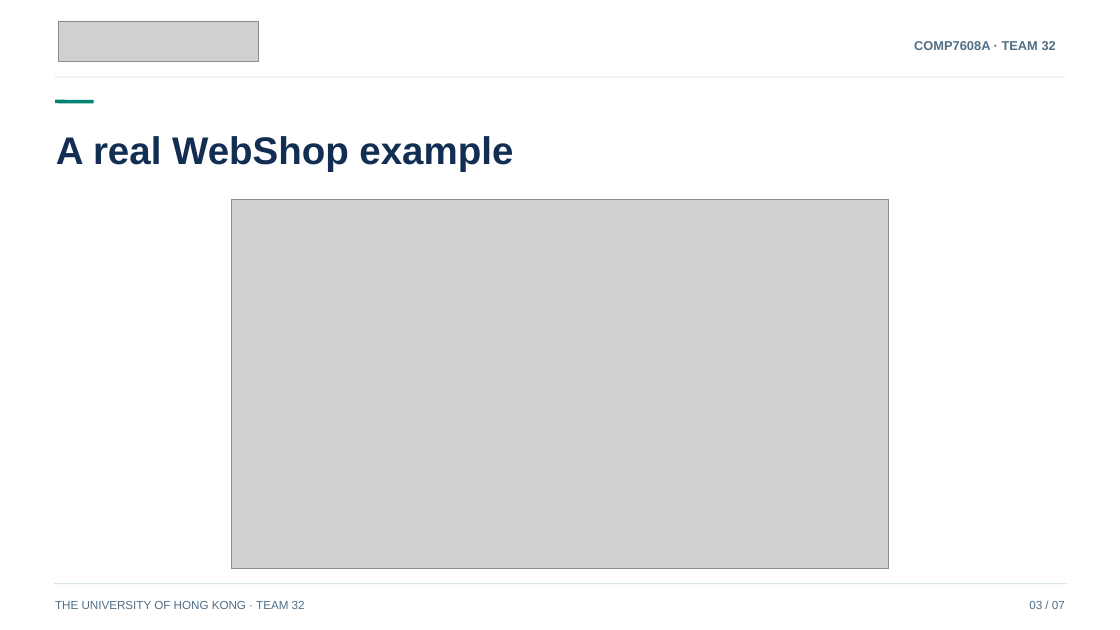
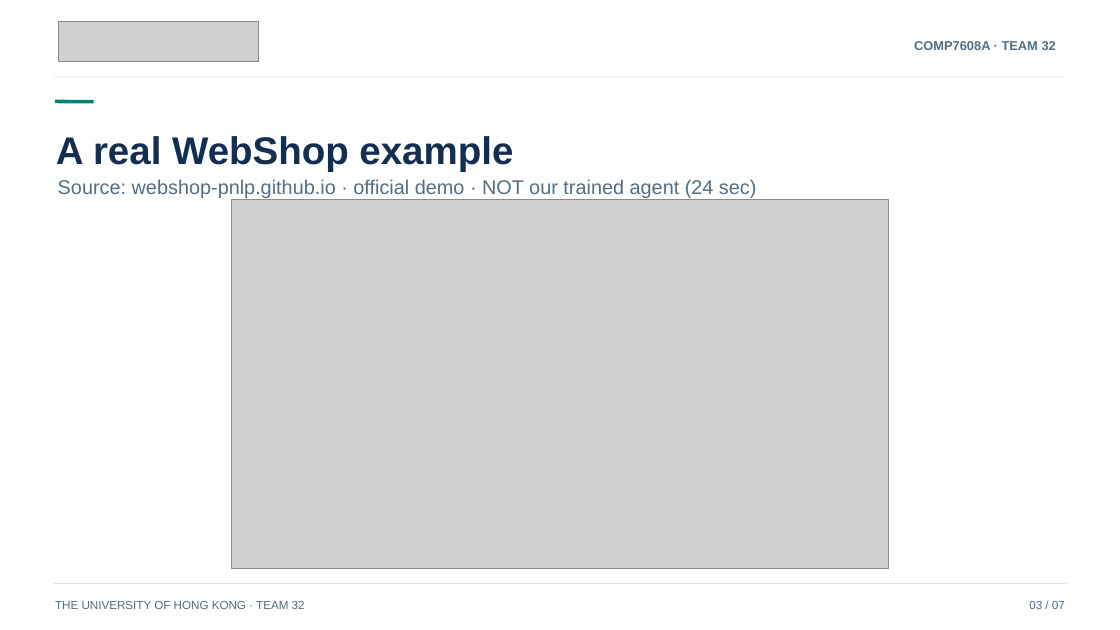
Before and after one commit to Zenon-nnnnnn/webshop-stepwise-rl, a slide deck: slide 3 of presentations/WebShop_Stepwise_Rewards_HKU_Draft_2026-11-21.pptx. Drawn at 1120x630 pixels with LibreOffice and Linux fonts; fonts in the diff are those of the drawing; grey boxes stand for pictures. Boxes give left, top, right and bottom in pixels: in the first picture for what was removed or moved away, otherwise in the second. Text is boxed around its words. In the diff, an @@ line names an element or a change of style, - is before the commit and + after.

```diff
--- a/presentations/WebShop_Stepwise_Rewards_HKU_Draft_2026-11-21.pptx
+++ b/presentations/WebShop_Stepwise_Rewards_HKU_Draft_2026-11-21.pptx
@@ text added at (x1=58, y1=179, x2=757, y2=198), 17 pt, text #526F85 @@
+Source: webshop-pnlp.github.io · official demo · NOT our trained agent (24 sec)
```
Also in this commit, not shown: 2 other slides changed, 2 slides added, 2 slides removed.
